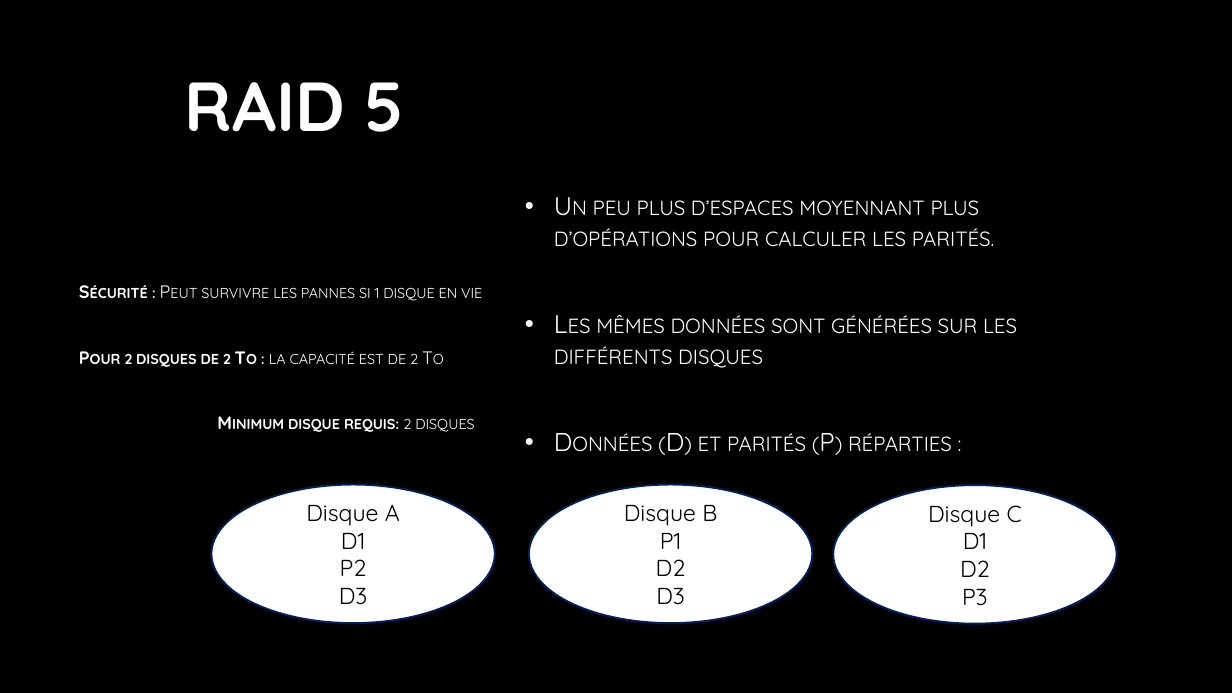
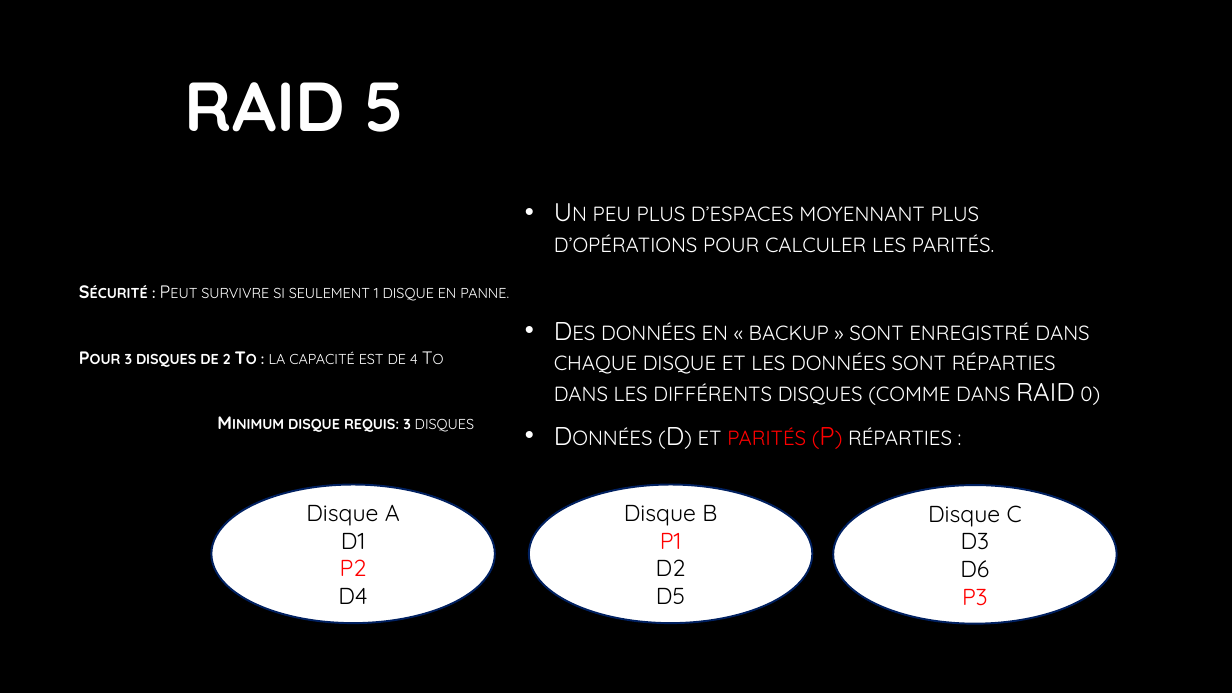
Before and after one commit to L0uigi/Cegep-2026-27, a slide deck: slide 4 of Outils et Materiels/Cartes éclair sur le RAID.pptx (slide 5 before the commit). Drawn at 1232x693 pixels with LibreOffice and Linux fonts; fonts in the diff are those of the drawing; background and template pictures are left out. Boxes give left, top, right and bottom in pixels: in the first picture for what was removed or moved away, otherwise in the second. Text is boxed around its words. In the diff, an @@ line names an element or a change of style, - is before the commit and + after.

```diff
--- a/Outils et Materiels/Cartes éclair sur le RAID.pptx
+++ b/Outils et Materiels/Cartes éclair sur le RAID.pptx
@@ text at (125, 287, 509, 432): text changed @@
-Sécurité : Peut survivre les pannes si 1 disque en vie
-Pour 2 disques de 2 To : la capacité est de 2 To
-Minimum disque requis: 2 disques
+Sécurité : Peut survivre si seulement 1 disque en panne.
+Pour 3 disques de 2 To : la capacité est de 4 To
+Minimum disque requis: 3 disques
@@ text at (554, 322, 1100, 405): text changed @@
-• Les mêmes données sont générées sur les différents disques
+• Des données en « backup » sont enregistré dans chaque disque et les données sont réparties dans les différents disques (comme dans RAID 0)
@@ text at (666, 427, 952, 446): text colour gradient #FFFFFF to #BFBFBF to #FF0000 in "parités (P)" @@
@@ text in ellipse at (660, 525, 681, 549): text colour #000000 to #FF0000 in "P1" @@
@@ text in ellipse at (960, 525, 990, 578): text changed @@
-D1
-D2
+D3
+D6
@@ text in ellipse at (340, 559, 367, 576): text colour #000000 to #FF0000 in "P2" @@
@@ text in ellipse at (338, 588, 367, 604): text changed @@
-D3
+D4
@@ text in ellipse at (656, 588, 685, 604): text changed @@
-D3
+D5
@@ text in ellipse at (962, 589, 988, 606): text colour #000000 to #FF0000 in "P3" @@
```
Also in this commit, not shown: 2 other slides changed, 3 slides added, 5 slides removed, 1 other file.
